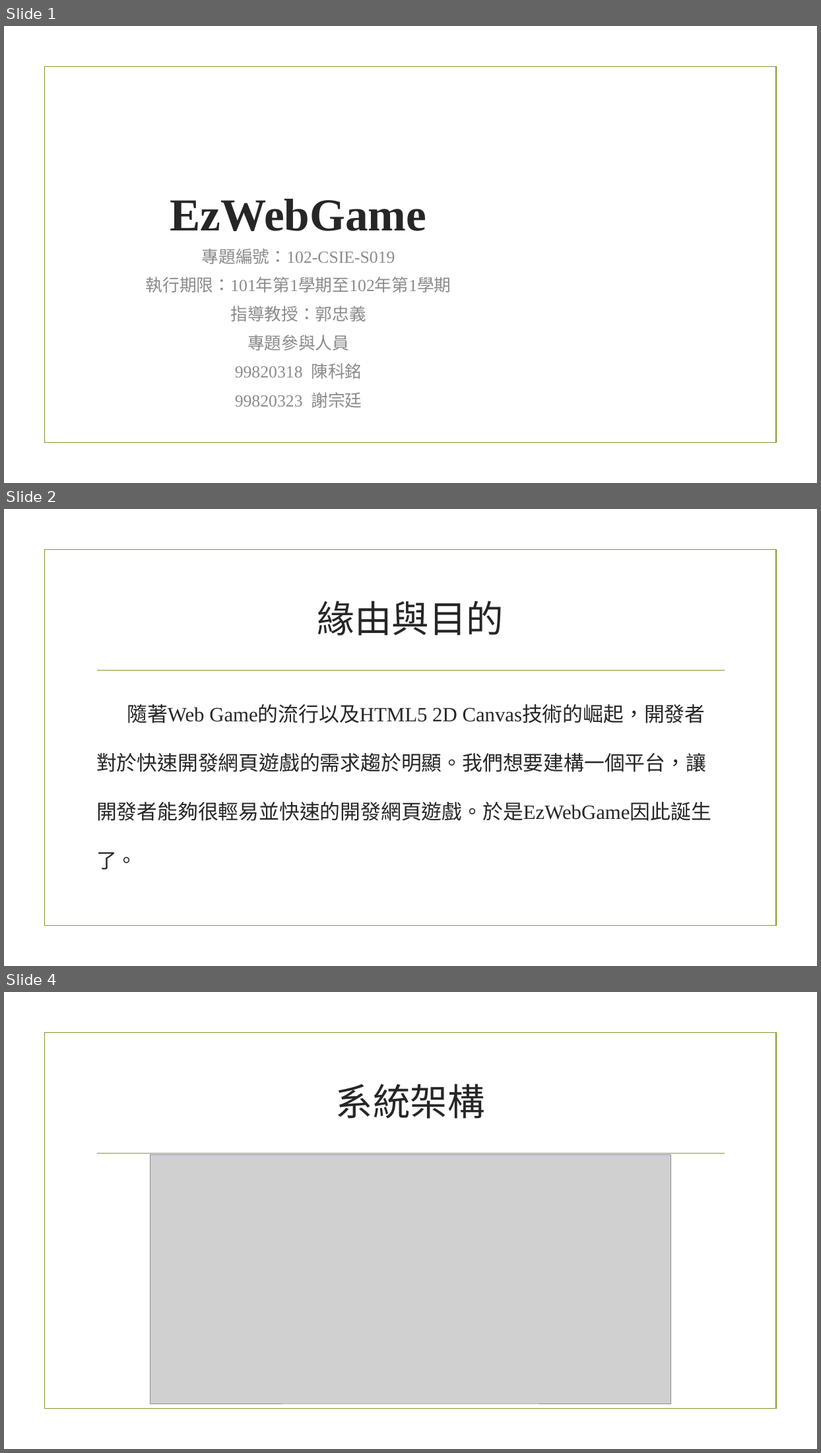
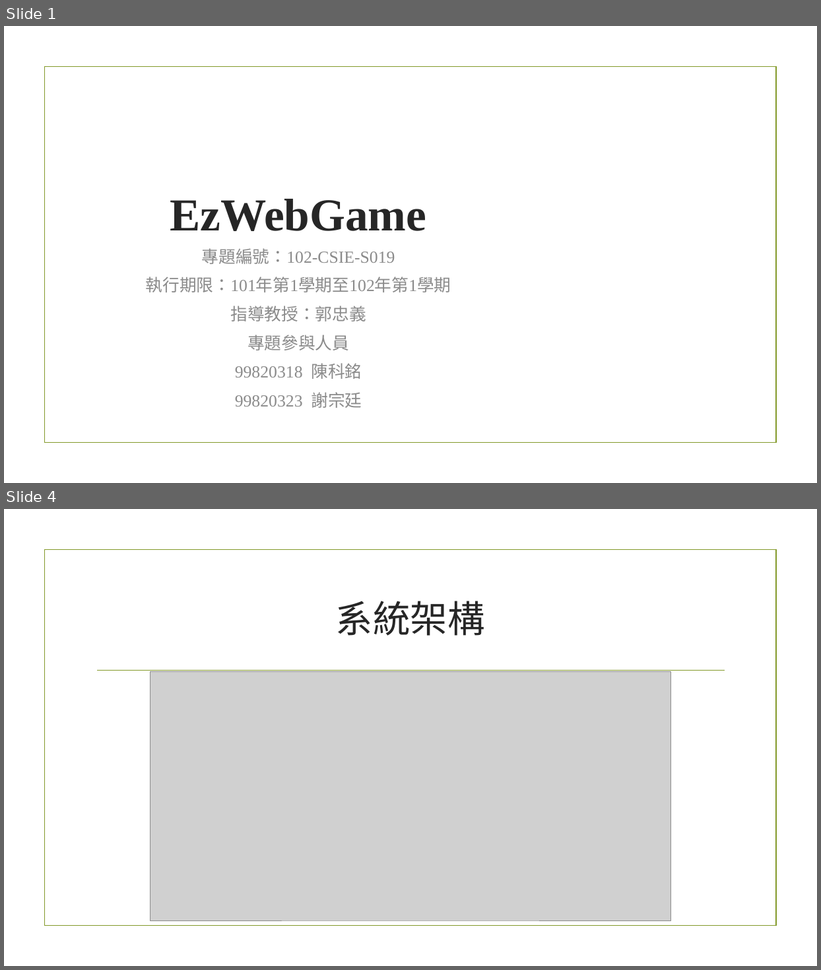
Before and after one commit to KemingChen/EzWebGame, a slide deck: documents/102-CSIE-S019_PPT_EzWebGame.pptx. Shown one above the other, each under a label of ours: slides 1, 2 and 4 before the commit, slides 1 and 4 after it; the slides between them are not shown. The pictures are 821x1453 and 821x970 pixels, drawn with LibreOffice and Linux fonts; fonts in the diff are those of the drawing; grey boxes stand for pictures; background and template pictures are left out. Boxes give left, top, right and bottom in pixels: in the first picture for what was removed or moved away, otherwise in the second. Text is boxed around its words. In the diff, an @@ line names an element or a change of style, - is before the commit and + after.

```diff
--- a/documents/102-CSIE-S019_PPT_EzWebGame.pptx
+++ b/documents/102-CSIE-S019_PPT_EzWebGame.pptx
@@ slide 2 removed at (4, 509, 817, 966), background picture (left out); not listed: 2 template elements that a slide beside it also shows @@
@@ title removed at (318, 601, 504, 636) @@
-緣由與目的
@@ text removed at (96, 704, 712, 870) @@
-隨著Web Game的流行以及HTML5 2D Canvas技術的崛起，開發者對於快速開發網頁遊戲的需求趨於明顯。我們想要建構一個平台，讓開發者能夠很輕易並快速的開發網頁遊戲。於是EzWebGame因此誕生了。
```
Also in this commit, not shown: 5 slides added, 2 other slides removed, 1 other file.
